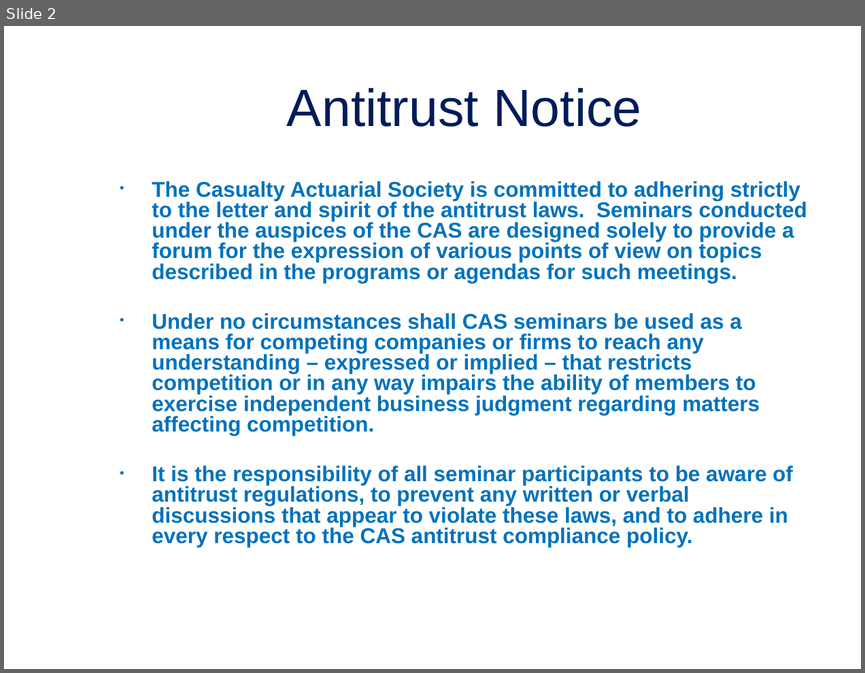
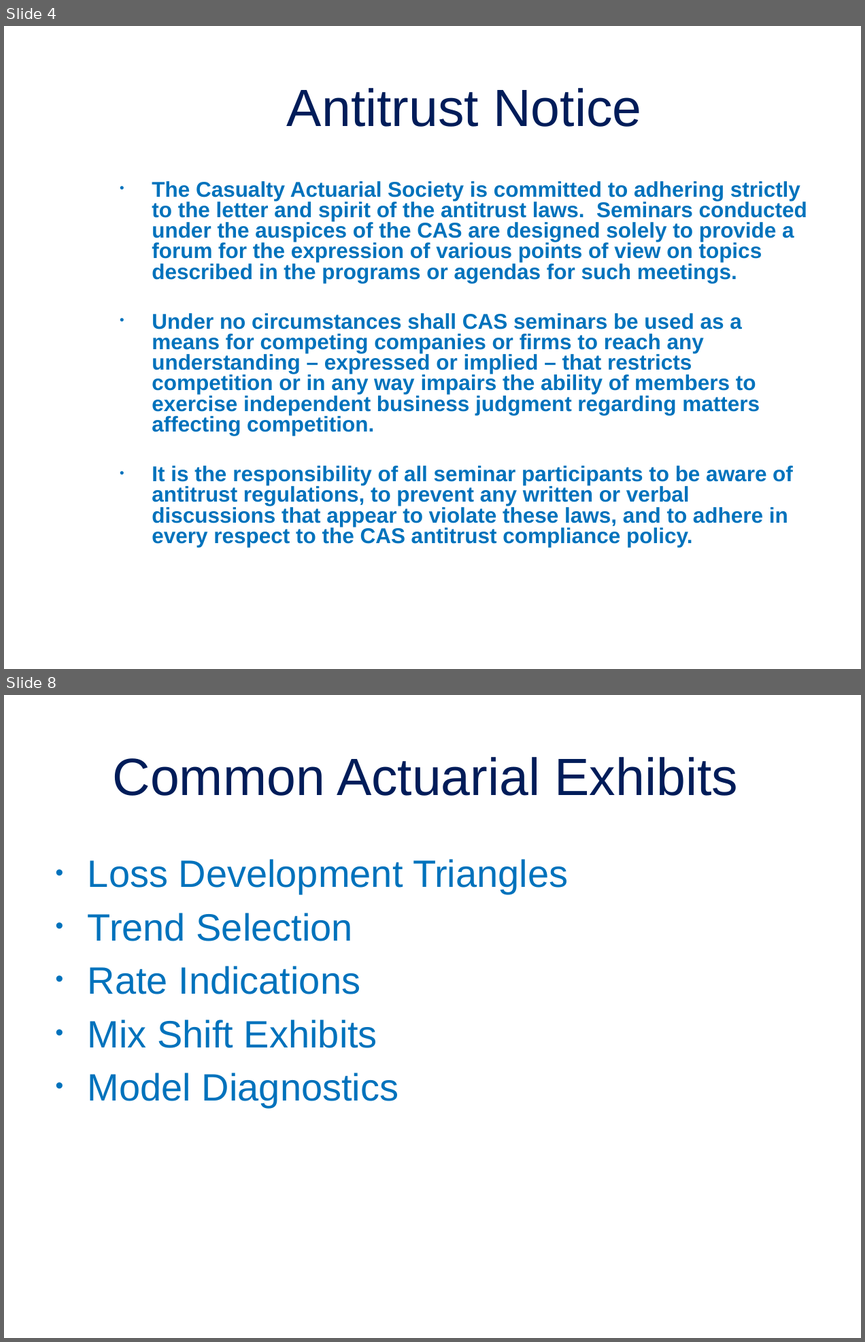
Before and after one commit to jordan-bonner/CAS_Spr23, a slide deck: Presentation Slides/Effective Data Visualization for Actuaries.pptx. Shown one above the other, each under a label of ours: slide 2 before the commit, slides 4 and 8 after it; the slides between them are not shown. The pictures are 865x673 and 865x1342 pixels, drawn with LibreOffice and Linux fonts; fonts in the diff are those of the drawing; background and template pictures are left out. Boxes give left, top, right and bottom in pixels: in the first picture for what was removed or moved away, otherwise in the second. Text is boxed around its words. In the diff, an @@ line names an element or a change of style, - is before the commit and + after.

```diff
--- a/Presentation Slides/Effective Data Visualization for Actuaries.pptx
+++ b/Presentation Slides/Effective Data Visualization for Actuaries.pptx
@@ slide 8 added at <box>4,695,861,1338</box>, background picture (left out) @@
@@ title added at <box>113,757,738,796</box>, 44 pt, text #001C59 @@
+Common Actuarial Exhibits
@@ text added at <box>88,859,568,1108</box>, 32 pt, text #0072BC @@
+• Loss Development Triangles
+• Trend Selection
+• Rate Indications
+• Mix Shift Exhibits
+• Model Diagnostics
@@ what was slide 2 is now slide 4 @@
```
Also in this commit, not shown: 20 other slides added, 1 other file.
